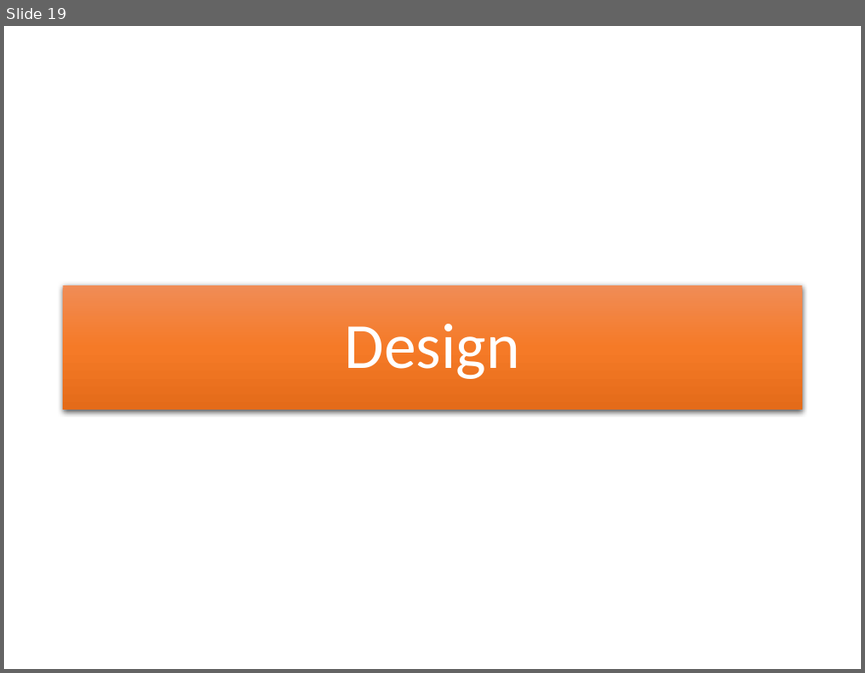
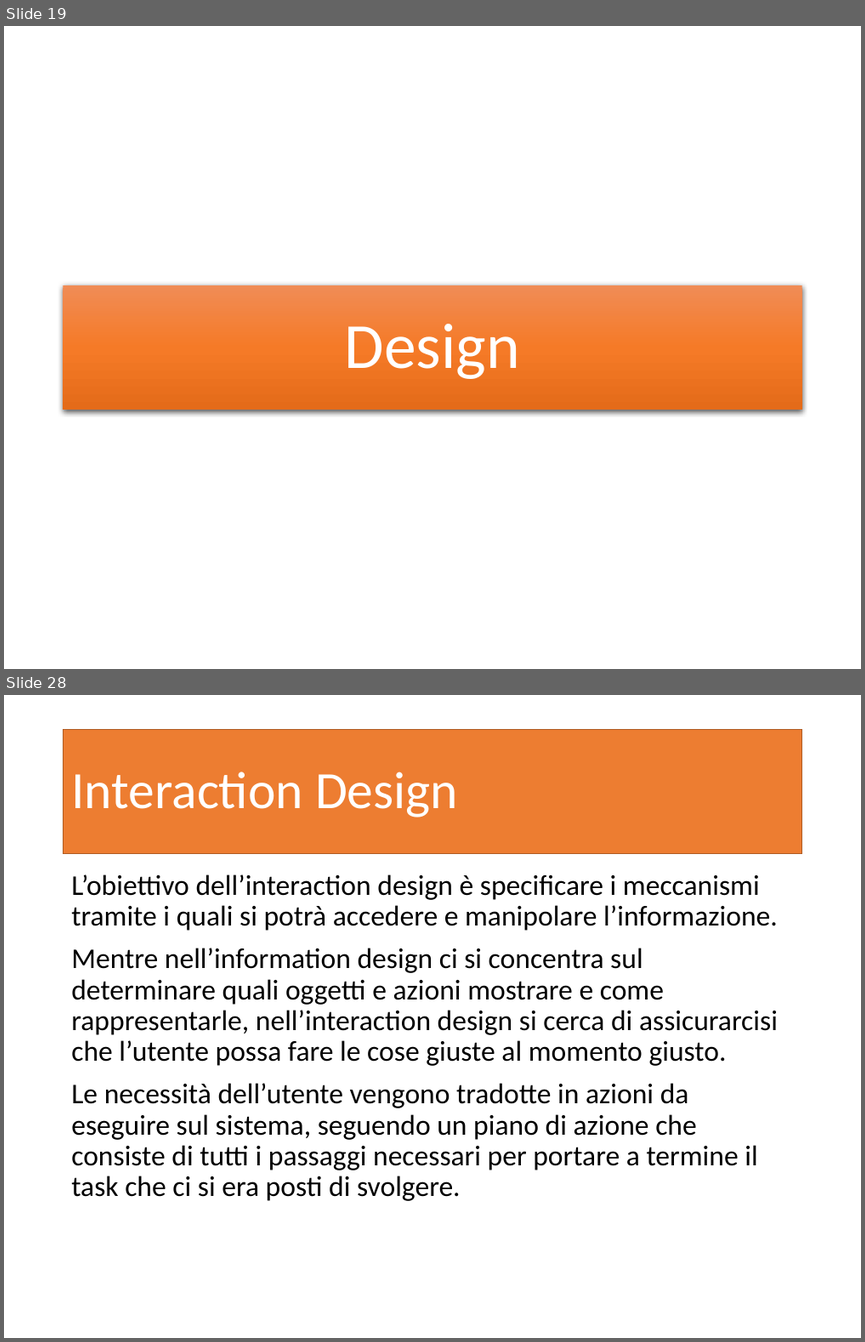
Before and after one commit to garjilius/ShareMyHouse, a slide deck: Documentazione/PresentazioneShareMyHouse.pptx. Shown one above the other, each under a label of ours: slide 19 before the commit, slides 19 and 28 after it; the slides between them are not shown. The pictures are 865x673 and 865x1342 pixels, drawn with LibreOffice and Linux fonts; fonts in the diff are those of the drawing. Boxes give left, top, right and bottom in pixels: in the first picture for what was removed or moved away, otherwise in the second. Text is boxed around its words. In the diff, an @@ line names an element or a change of style, - is before the commit and + after.

Commit message:
Aggiunta fase di design alla presentazione

```diff
--- a/Documentazione/PresentazioneShareMyHouse.pptx
+++ b/Documentazione/PresentazioneShareMyHouse.pptx
@@ slide 28 added at [4,695,861,1338], background #FFFFFF @@
@@ title added at [64,729,801,853], fill #ED7D31, outline #AF5C24 1 pt, 44 pt, text #FFFFFF @@
+Interaction Design
@@ text added at [71,874,778,1201], 24 pt, text #000000 @@
+L’obiettivo dell’interaction design è specificare i meccanismi tramite i quali si potrà accedere e manipolare l’informazione.
+Mentre nell’information design ci si concentra sul determinare quali oggetti e azioni mostrare e come rappresentarle, nell’interaction design si cerca di assicurarcisi che l’utente possa fare le cose giuste al momento giusto.
+Le necessità dell’utente vengono tradotte in azioni da eseguire sul sistema, seguendo un piano di azione che consiste di tutti i passaggi necessari per portare a termine il task che ci si era posti di svolgere.
```
Also in this commit, not shown: 1 slide changed, 12 other slides added, 2 other files.
